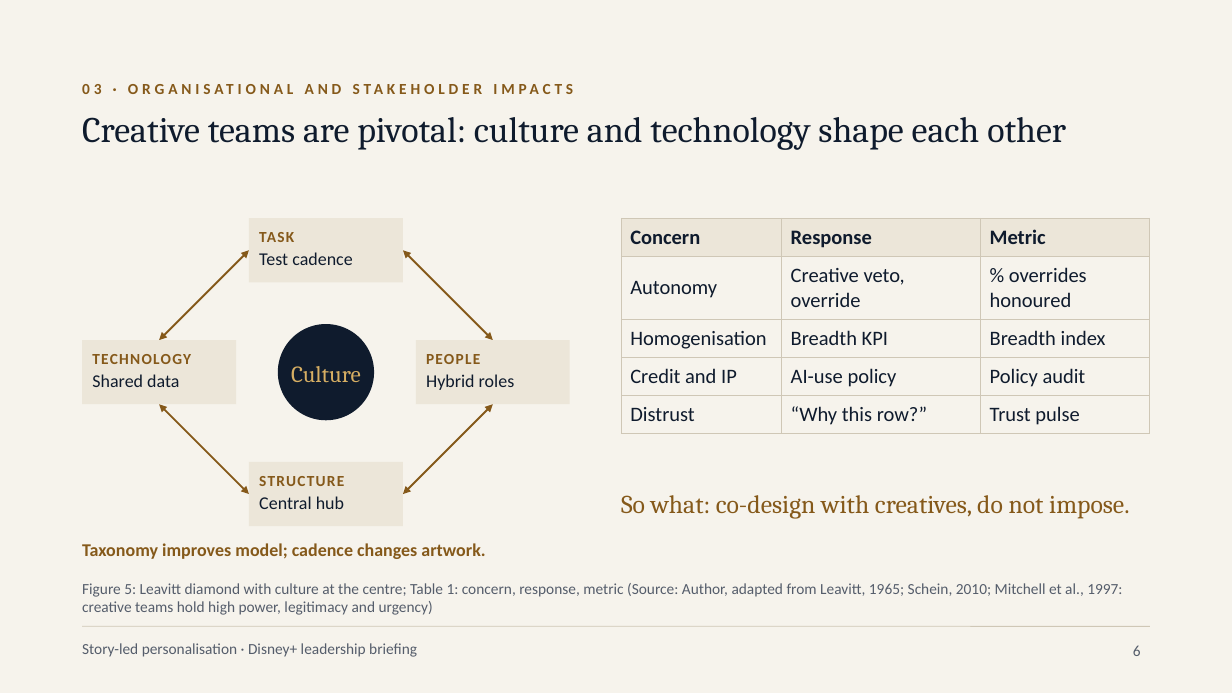
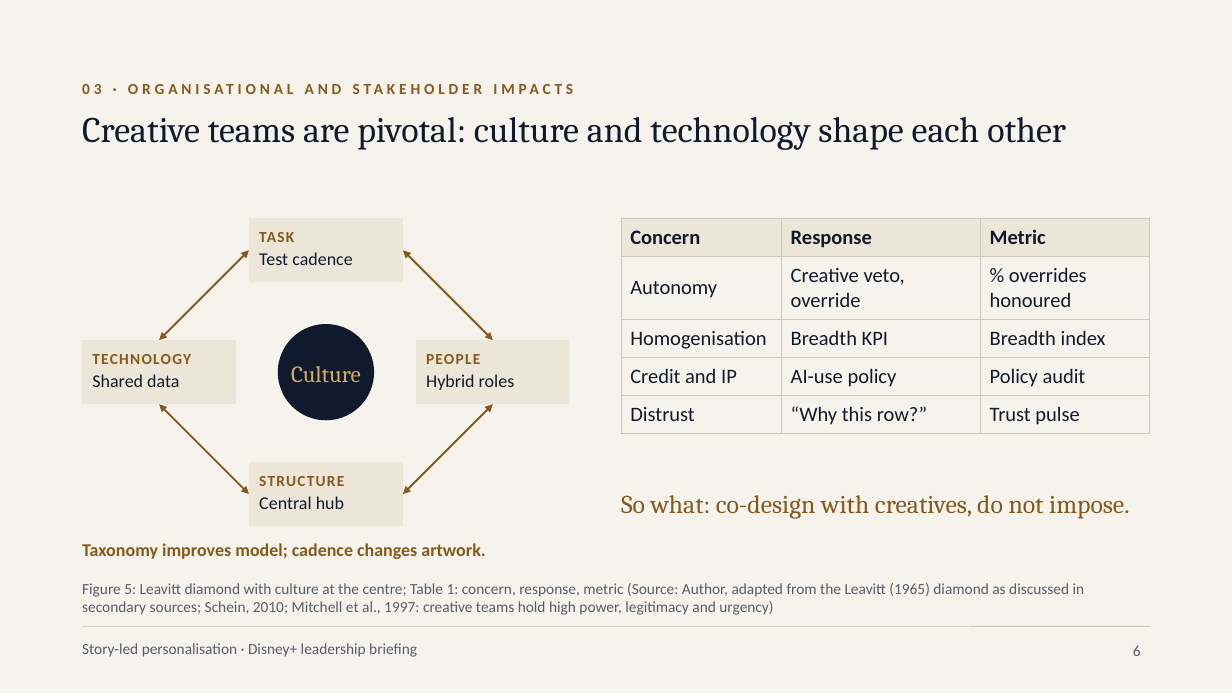
Before and after one commit to karanrg22-svg/skill, a slide deck: slide 6 of output/A_Corporate_Editorial.pptx. Drawn at 1232x693 pixels with LibreOffice and Linux fonts; fonts in the diff are those of the drawing. Boxes give left, top, right and bottom in pixels: in the first picture for what was removed or moved away, otherwise in the second. Text is boxed around its words. In the diff, an @@ line names an element or a change of style, - is before the commit and + after.

```diff
--- a/output/A_Corporate_Editorial.pptx
+++ b/output/A_Corporate_Editorial.pptx
@@ text at (82, 583, 1085, 615): text changed @@
-Figure 5: Leavitt diamond with culture at the centre; Table 1: concern, response, metric (Source: Author, adapted from Leavitt, 1965; Schein, 2010; Mitchell et al., 1997: creative teams hold high power, legitimacy and urgency)
+Figure 5: Leavitt diamond with culture at the centre; Table 1: concern, response, metric (Source: Author, adapted from the Leavitt (1965) diamond as discussed in secondary sources; Schein, 2010; Mitchell et al., 1997: creative teams hold high power, legitimacy and urgency)
```
Also in this commit, not shown: 3 other slides changed, 7 other files.
